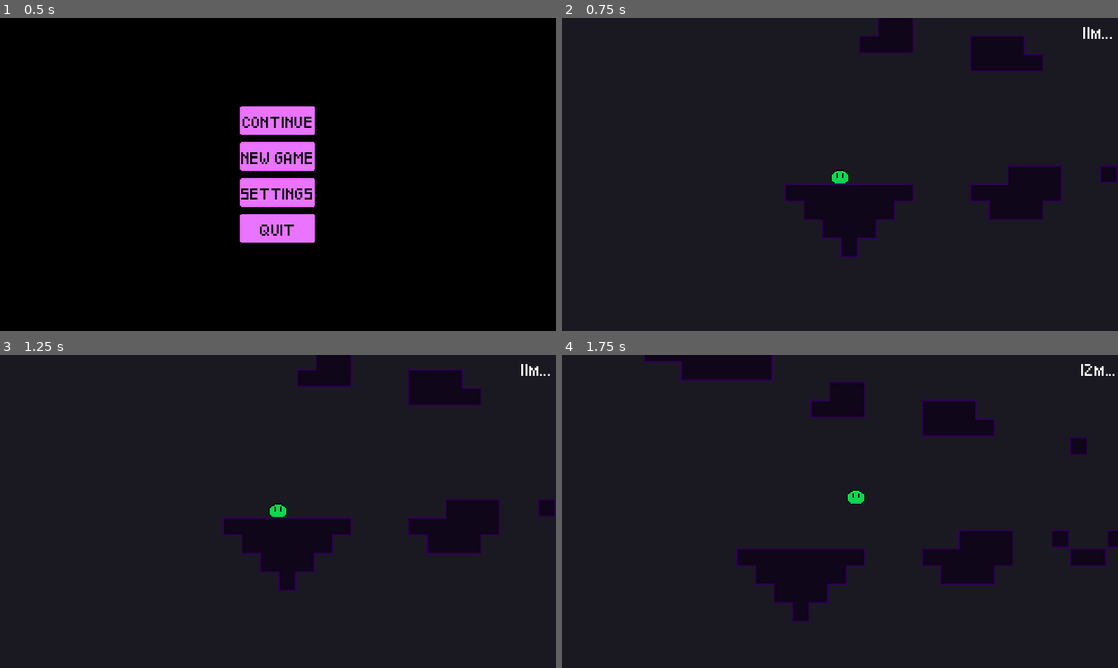
Above: before the commit, frames 1-4 (two rows, left to right).
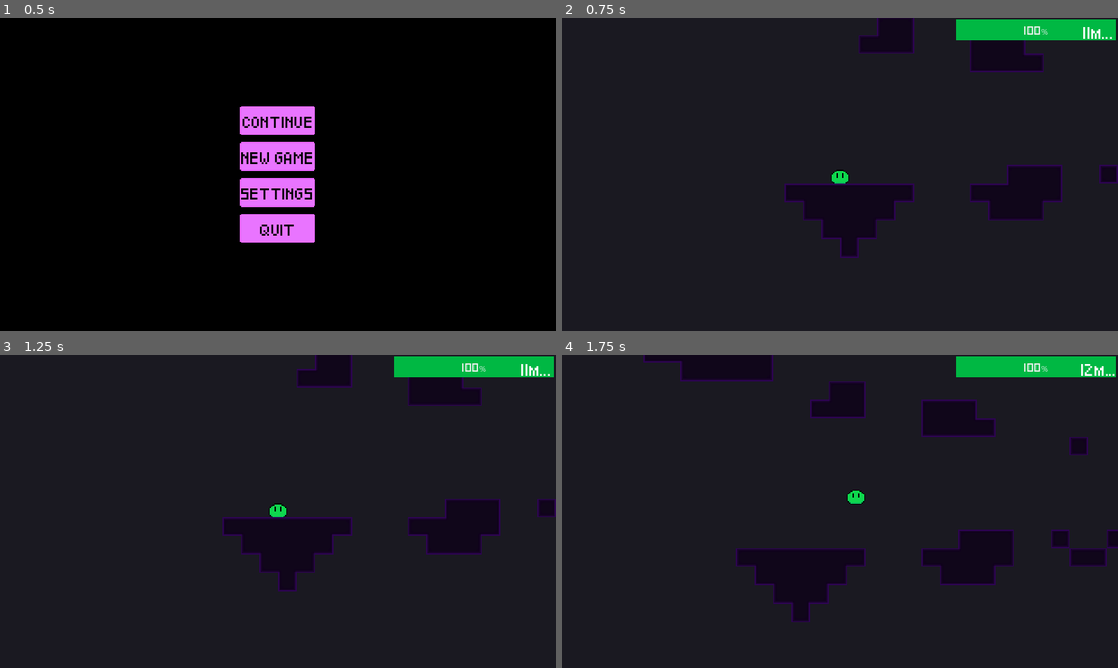
Above: after the commit, the same moments.

Repository: StormLight14/void-ascender
Game: Godot game, scene res://ui/menu/menu_ui.tscn
Same seed, same stepped clock (60 frames per second), same inputs: the game is played once before the commit and once after it.
Inputs:
- Up to frame 1 (0.5 s): no input
- Up to frame 2 (0.75 s): click "NEW GAME" at 0.5 s
- Up to frame 3 (1.25 s): no input
- Up to frame 4 (1.75 s): hold D (right) from 1.28 s (still down); hold Shift (climb) from 1.28 s (still down); tap Space (jump) at 1.52 s

Frame 1 is identical in both runs. In frame 2, 1.9% of the frame differs, in the area x 70-100%, y 0-8%; in frame 3, 1.9%; in frame 4, 1.9%.

Commit message:
update stamina system

Diff:
--- a/player/player.gd
+++ b/player/player.gd
@@ -15,7 +15,6 @@
 var gravity = ProjectSettings.get_setting("physics/2d/default_gravity")
 var state = IDLE
 var player_stamina = MAX_STAMINA
-var can_regenerate_stamina = true
 
 @onready var climb_checker_left = %ClimbCheckerLeft
 @onready var climb_checker_right = %ClimbCheckerRight
@@ -69,15 +68,13 @@
 func handle_stamina(delta):
 	if player_stamina < 0:
 		player_stamina = 0
-
-	if can_regenerate_stamina:
+		stamina_timer.start()
+	if is_on_floor() and stamina_timer.is_stopped():
 		if player_stamina < MAX_STAMINA:
-			player_stamina += 150 * delta
+			player_stamina += 500 * delta
 		else:
 			player_stamina = MAX_STAMINA
-	else:
-		stamina_timer.start()
-	update_climb_ui()
+		update_climb_ui()
 
 func handle_climbing(delta):
 	var left_has_wall = climb_checker_left.is_colliding()
@@ -116,7 +113,7 @@
 	else:
 		animated_sprite_2d.rotation_degrees = 0
 		%CollisionShape2D.rotation_degrees = 90
-		state = IDLE
+		state = RUNNING
 
 func update_climb_ui():
 	progress_bar.value = player_stamina
@@ -127,7 +124,8 @@
 		state = RUNNING
 		velocity.x = move_toward(velocity.x, MAX_SPEED * direction, ACCELERATION * delta)
 	else:
-		state = IDLE
+		if %IdleTimer.is_stopped():
+			%IdleTimer.start()
 		velocity.x = move_toward(velocity.x, 0, ACCELERATION * delta)
 
 func handle_jump():
@@ -150,3 +148,9 @@
 
 func _on_hurtbox_area_entered(area):
 	killed.emit()
+
+func _on_idle_timer_timeout():
+	state = IDLE
+
+func _on_stamina_timer_timeout():
+	player_stamina = MAX_STAMINA
--- a/player/player.tscn
+++ b/player/player.tscn
@@ -80,7 +80,6 @@
 
 [node name="ProgressBar" type="ProgressBar" parent="PlayerUI"]
 unique_name_in_owner = true
-visible = false
 offset_left = 340.0
 offset_top = 1.0
 offset_right = 478.0
@@ -131,7 +130,7 @@
 
 [node name="StaminaTimer" type="Timer" parent="."]
 unique_name_in_owner = true
-wait_time = 5.0
+wait_time = 3.0
 one_shot = true
 
 [node name="PointLight2D" type="PointLight2D" parent="."]
@@ -139,4 +138,11 @@
 energy = 0.85
 texture = ExtResource("3_ctujr")
 
+[node name="IdleTimer" type="Timer" parent="."]
+unique_name_in_owner = true
+wait_time = 2.0
+one_shot = true
+
 [connection signal="area_entered" from="Hurtbox" to="." method="_on_hurtbox_area_entered"]
+[connection signal="timeout" from="StaminaTimer" to="." method="_on_stamina_timer_timeout"]
+[connection signal="timeout" from="IdleTimer" to="." method="_on_idle_timer_timeout"]
